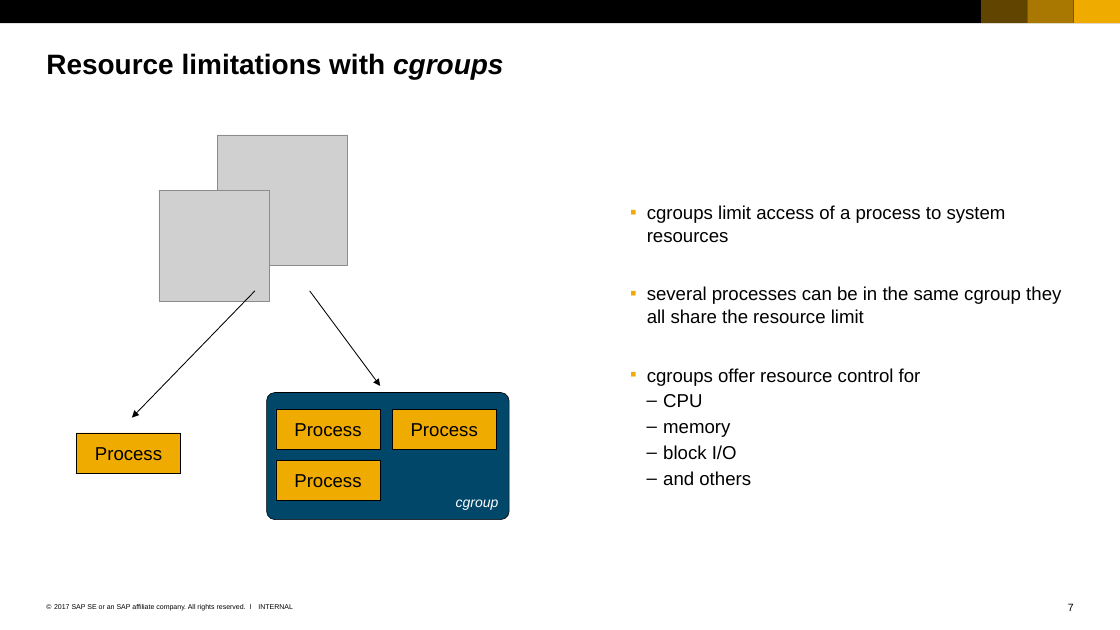
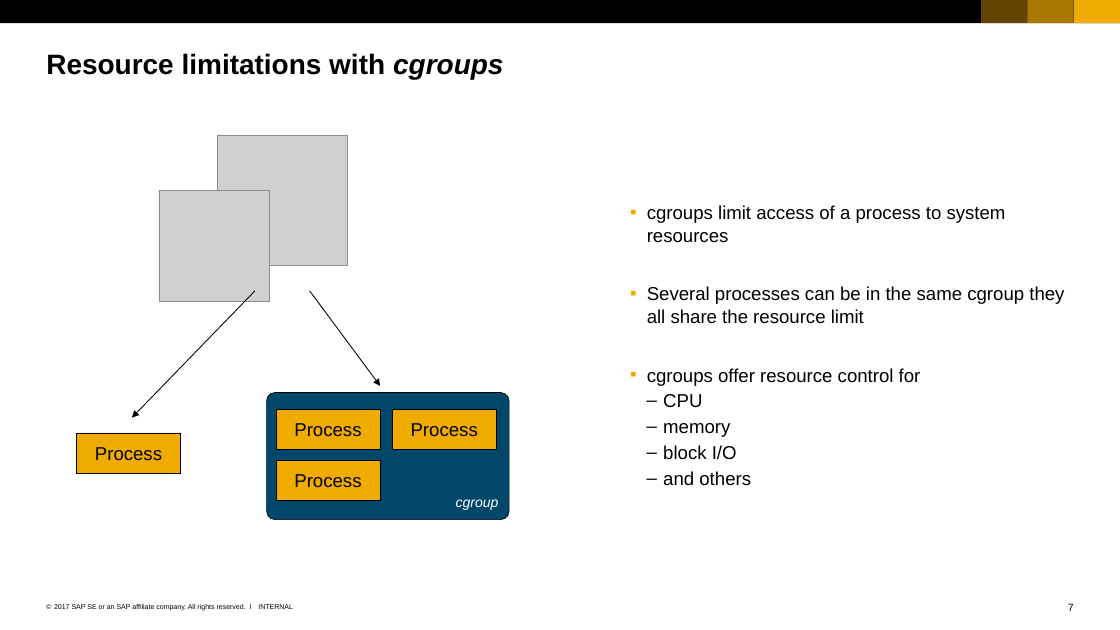
Before and after one commit to cuijiyao01/docker-k8s-training, a slide deck: slide 7 of docker/02_Members_of_docker_universe.pptx. Drawn at 1120x630 pixels with LibreOffice and Linux fonts; fonts in the diff are those of the drawing; grey boxes stand for pictures. Boxes give left, top, right and bottom in pixels: in the first picture for what was removed or moved away, otherwise in the second. Text is boxed around its words. In the diff, an @@ line names an element or a change of style, - is before the commit and + after.

```diff
--- a/docker/02_Members_of_docker_universe.pptx
+++ b/docker/02_Members_of_docker_universe.pptx
@@ text at <box>647,286,1064,324</box>: text changed @@
-  ▪ several processes can be in the same cgroup they all share the resource limit
+  ▪ Several processes can be in the same cgroup they all share the resource limit
```
Also in this commit, not shown: 9 other slides changed, 3 other files.
